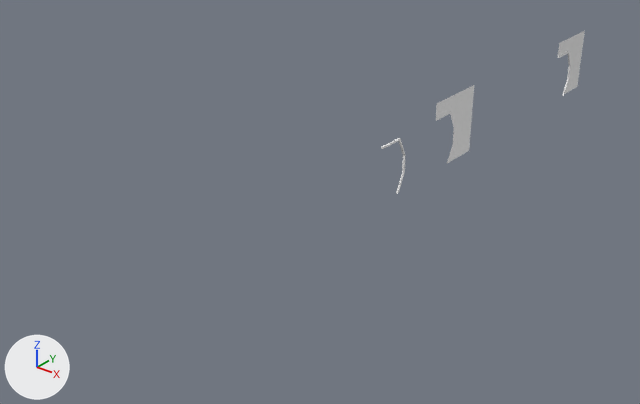
One commit to the Blender file sciFiDoor001.blend: the scene before it, then after it.
Camera for both pictures: a camera (50 mm lens) standing at (23.2, -53.9, 19.9) and looking at (-2.9, -21.3, -0.3). Lighting does not change. The marker at lower left points along +X, +Y and +Z. The picture after the commit comes second.
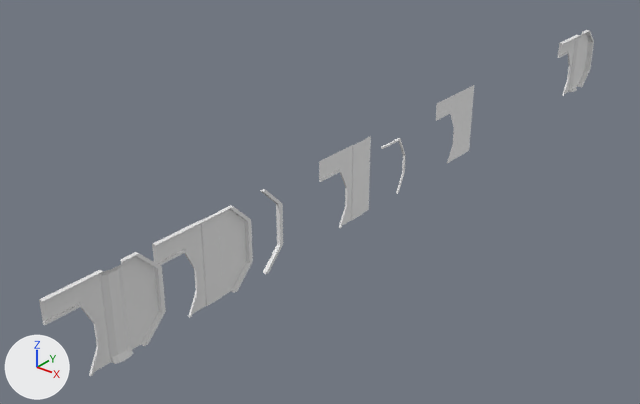
Commit message: More development. WIP.

Changed parts and their boxes [x1, y1, x2, y2] in the pictures (640 x 404 px):
'Plane.004', added: after [39, 252, 166, 376]
'Plane.006', added: after [152, 205, 253, 317]
'Plane.002', added: after [319, 136, 371, 228]
'Plane', reshaped (32% wider): before [558, 31, 585, 96]; after [558, 30, 594, 96]
'Plane.005', added: after [260, 189, 283, 274]
part 1 of me_plane_001, built on: before [569, 32, 582, 91]; after [560, 30, 594, 92]

The change, as a diff of the scene's bpy script:
```diff
--- a/sciFiDoor001.blend.py
+++ b/sciFiDoor001.blend.py
@@ me_plane_001 @@
 # used by ob_plane; location = (0.0, 0.0, 0.0); rotation_euler = (0.0, 1.571, 0.0), in degrees (0, 90, 0)
-me_plane_001.from_pydata(...)  # 91 vertices, 74 faces; spans x -4.0..0.0, y 0.0..4.0, z 0.0..0.1
+me_plane_001.from_pydata(...)  # 193 vertices, 177 faces; spans x -4.0..0.0, y 0.0..5.2, z 0.0..0.3
+# me_plane_001 part 1
+# 4 vertices are removed from x -4.0..0.0, y 3.0, z 0.0
+# 12 faces are deleted
+# 5 vertices in x -3.0..-1.0, y 3.0, z 0.0 move by (0.0, -0.45, 0.04)
+# 15 vertices are added at x -4.0..0.0, y 0.0..5.03, z 0.04..0.3
+# 9 new vertices lie (0.0, -0.05, 0.04) away from vertices in x -4.0..0.0, y 3.5, z 0.0
+# 7 new vertices lie (0.0, -0.23, 0.1) away from vertices in x -3.5..-0.5, y 3.45, z 0.04
+# 7 new vertices lie (0.0, -0.22, 0.0) away from vertices in x -3.5..-0.5, y 3.22, z 0.14
+# 7 new vertices lie (0.0, -0.22, 0.0) away from vertices in x -3.5..-0.5, y 3.0, z 0.14
+# 5 new vertices lie (0.0, 1.0, 0.0) away from vertices in x -3.0..-1.0, y 4.0, z 0.0
+# 8 new vertices lie (0.0, 0.0, 0.2) away from vertices in x -4.0..0.0, y 0.0..5.0, z 0.0
+# 9 new vertices lie (0.0, 0.2, 0.0) away from vertices in x -4.0..0.0, y 4.0..5.0, z 0.0..0.2
+# 7 new vertices lie (0.0, 0.0, 0.07) away from vertices in x -4.0..0.0, y 4.0..5.0, z 0.2
+# 7 new vertices lie (0.0, 0.17, 0.0) away from vertices in x -4.0..0.0, y 4.03..5.03, z 0.3
+# 5 new vertices lie (0.0, 0.0, 0.2) away from vertices in x -3.0..-1.0, y 5.2, z 0.0
+# 5 new vertices lie (0.25, 0.0, 0.0) away from vertices in x -4.0..-0.5, y 2.78..3.45, z 0.04..0.14
+# 5 new vertices lie (-0.25, 0.0, 0.0) away from vertices in x -3.5..0.0, y 2.55..3.22, z 0.04..0.14
+# 5 new vertices lie (-0.25, 0.0, 0.16) away from vertices in x -3.75, y 2.55..3.45, z 0.04..0.14
+# 5 new vertices lie (0.25, 0.0, 0.16) away from vertices in x -0.25, y 2.55..3.45, z 0.04..0.14
+# 115 new faces join them
@@ ob_plane_004 @@
+ob_plane_004 = bpy.data.objects.new('Plane.004', me_plane_009)  # 168 vertices, 152 faces; spans x -4.0..0.0, y 0.0..5.2, z 0.0..0.3
+ob_plane_004.location = (0.0, -40.0, 0.0)
+ob_plane_004.rotation_euler = (0.0, 1.571, 0.0)  # degrees (0, 90, 0)
@@ ob_plane_006 @@
+ob_plane_006 = bpy.data.objects.new('Plane.006', me_plane_008)  # 127 vertices, 115 faces; spans x -4.0..0.0, y 0.0..5.2, z 0.0..0.2
+ob_plane_006.location = (0.0, -35.0, 0.0)
+ob_plane_006.rotation_euler = (0.0, 1.571, 0.0)  # degrees (0, 90, 0)
@@ ob_plane_005 @@
+ob_plane_005 = bpy.data.objects.new('Plane.005', me_plane_006)  # 24 vertices, 22 faces; spans x -4.0..0.0, y 0.0..0.6, z -0.05..0.05
+ob_plane_005.location = (0.1, -29.0, 0.0)
+ob_plane_005.rotation_euler = (0.0, 1.571, 0.0)  # degrees (0, 90, 0)
+ob_plane_005.scale = (1.0, 2.0, 2.0)
@@ ob_plane_002 @@
+ob_plane_002 = bpy.data.objects.new('Plane.002', me_plane_003)  # 100 vertices, 82 faces; spans x -4.0..0.0, y 0.0..4.0, z 0.0..0.1
+ob_plane_002.location = (0.0, -25.0, 0.0)
+ob_plane_002.rotation_euler = (0.0, 1.571, 0.0)  # degrees (0, 90, 0)
```
